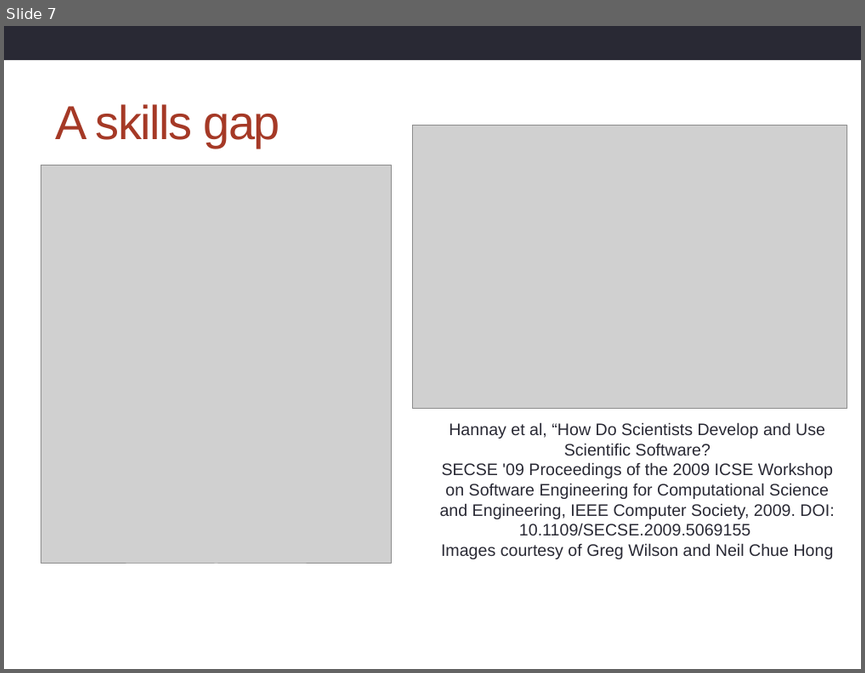
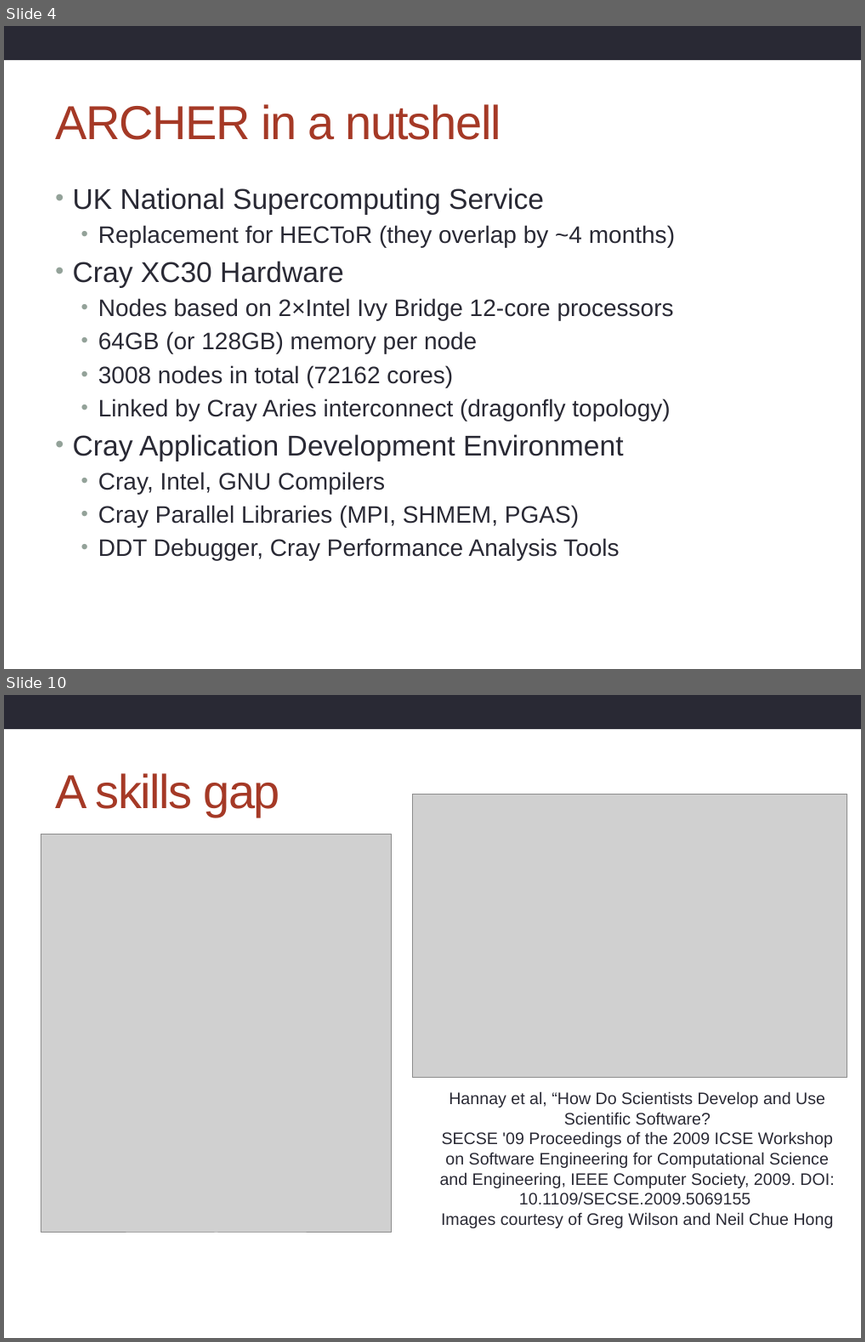
Before and after one commit to hpcarcher/2014-09-16-imperial, a slide deck: archer/Introduction.pptx. Shown one above the other, each under a label of ours: slide 7 before the commit, slides 4 and 10 after it; the slides between them are not shown. The pictures are 865x673 and 865x1342 pixels, drawn with LibreOffice and Linux fonts; fonts in the diff are those of the drawing; grey boxes stand for pictures; background and template pictures are left out. Boxes give left, top, right and bottom in pixels: in the first picture for what was removed or moved away, otherwise in the second. Text is boxed around its words. In the diff, an @@ line names an element or a change of style, - is before the commit and + after.

Commit message:
Pulled in from 2014-07-21-cranfield and updated to remove PRACE and replace Cranfield with Imperial

```diff
--- a/archer/Introduction.pptx
+++ b/archer/Introduction.pptx
@@ slide 4 added at [4, 26, 861, 669], background #FFFFFF; not listed: 1 template element that a slide beside it also shows @@
@@ title added at [55, 104, 500, 140], 40 pt, text #A53926 @@
+ARCHER in a nutshell
@@ text added at [73, 188, 675, 561], 20 pt, text #292934 @@
+• UK National Supercomputing Service
+  • Replacement for HECToR (they overlap by ~4 months)
+• Cray XC30 Hardware
+  • Nodes based on 2×Intel Ivy Bridge 12-core processors
+  • 64GB (or 128GB) memory per node
+  • 3008 nodes in total (72162 cores)
+  • Linked by Cray Aries interconnect (dragonfly topology)
+• Cray Application Development Environment
+  • Cray, Intel, GNU Compilers
+  • Cray Parallel Libraries (MPI, SHMEM, PGAS)
+  • DDT Debugger, Cray Performance Analysis Tools
@@ what was slide 7 is now slide 10 @@
```
Also in this commit, not shown: 5 slides changed, 6 other slides added, 2 slides removed, 6 other files.
